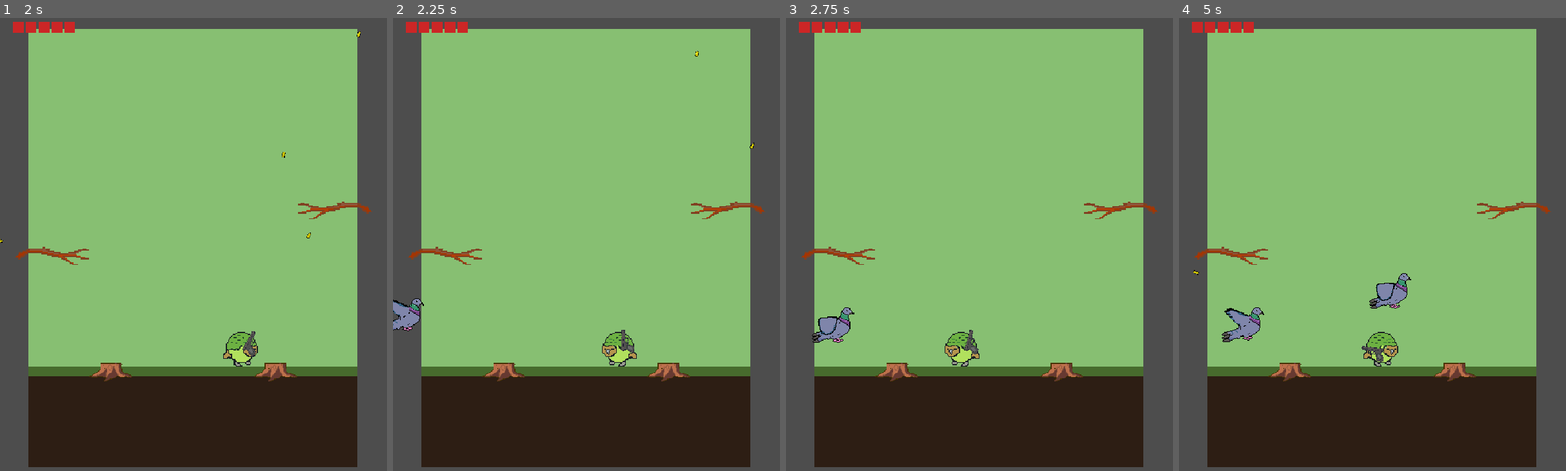
Above: before the commit, frames 1-4 (left to right).
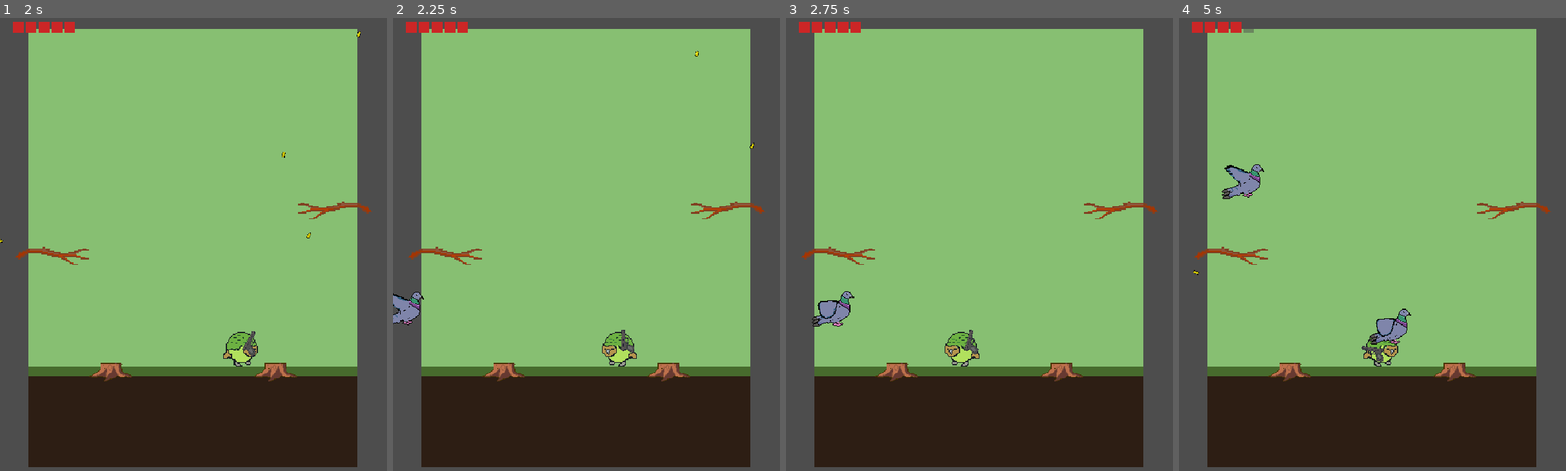
Above: after the commit, the same moments.

Repository: CCp0/Glockapo
Game: Godot game, scene res://scenes/arena.tscn
Two runs of this game, one before a commit and one after it. Both use one fixed random seed, a clock stepped at 60 frames per second and the inputs below.
Inputs (mouse positions are in pixels of both pictures, inside the frame that each line leads up to):
- Up to frame 1 (2 s): move the mouse to (278, 239) at 0.52 s; press the mouse at (278, 239) at 0.53 s; hold D (move_right) 0.53-1.25 s; tap W (move_up) at 0.77 s; release the mouse at (278, 239) at 1.25 s; drag from (116, 294) to (348, 158) at 1.27 s
- Up to frame 2 (2.25 s): move the mouse to (625, 153) at 2.02 s; press the mouse at (625, 153) at 2.03 s; hold A (move_left) from 2.03 s (still down)
- Up to frame 3 (2.75 s): keep holding A (move_left)
- Up to frame 4 (5 s): release A (move_left) at 2.75 s; release the mouse at (1411, 153) at 2.75 s; drag from (1353, 371) to (1256, 190) at 2.77 s; move the mouse to (1488, 344) at 3.52 s; press the mouse at (1488, 344) at 3.53 s; hold D (move_right) 3.53-4.25 s; tap W (move_up) at 3.77 s; release the mouse at (1488, 344) at 4.25 s; drag from (1256, 190) to (1186, 326) at 4.27 s

Frame 1 is identical in both runs. In frame 2, 0.4% of the frame differs, in the area x 0-8%, y 60-70%; in frame 3, 0.7%; in frame 4, 2.0%, in the area x 11-60%, y 0-73%.

Commit message:
Improved Enemy AI

Diff:
--- a/scripts/enemy_base.gd
+++ b/scripts/enemy_base.gd
@@ -1,13 +1,19 @@
 extends Area2D
 class_name EnemyBase
 
-enum MovementPattern { STRAIGHT, SINE_DRIFT }
+enum MovementPattern { STRAIGHT, SINE_DRIFT, DIVE }
 
 const SINE_AMPLITUDE := 40.0
 const SINE_FREQUENCY := 1.5
 const OFFSCREEN_MARGIN := 100.0
 
-@export var speed: float = 140.0
+# How close (horizontally) to the dive target before it's felt at full
+# strength, and how far above the player the target point can land.
+const DIVE_WINDOW := 200.0
+const DIVE_ABOVE_MIN := 20.0
+const DIVE_ABOVE_MAX := 80.0
+
+@export var speed: float = 160.0
 @export var health: int = 2
 @export var contact_damage: int = 1
 @export var movement_pattern: MovementPattern = MovementPattern.STRAIGHT
@@ -16,6 +22,7 @@
 
 var _time_alive: float = 0.0
 var _base_y: float = 0.0
+var _dive_target: Vector2
 
 @onready var _sprite: AnimatedSprite2D = $AnimatedSprite2D
 
@@ -26,15 +33,27 @@
 	# Art faces left at rest; mirror it to face whichever way it's flying.
 	_sprite.flip_h = velocity.x > 0.0
 
+	# Captured once at spawn (not continuously tracked), so the dive swoops toward roughly where the player was rather than homing in on them.
+	if InputBridge.player:
+		var player_pos: Vector2 = InputBridge.player.global_position
+		_dive_target = Vector2(player_pos.x, player_pos.y - randf_range(DIVE_ABOVE_MIN, DIVE_ABOVE_MAX))
+	else:
+		_dive_target = position
+
 
 func _physics_process(delta: float) -> void:
 	_time_alive += delta
 	position.x += velocity.x * delta
 
-	if movement_pattern == MovementPattern.SINE_DRIFT:
-		position.y = _base_y + sin(_time_alive * SINE_FREQUENCY) * SINE_AMPLITUDE
-	else:
-		position.y += velocity.y * delta
+	match movement_pattern:
+		MovementPattern.SINE_DRIFT:
+			position.y = _base_y + sin(_time_alive * SINE_FREQUENCY) * SINE_AMPLITUDE
+		MovementPattern.DIVE:
+			var closeness: float = clampf(1.0 - absf(position.x - _dive_target.x) / DIVE_WINDOW, 0.0, 1.0)
+			var eased: float = closeness * closeness * (3.0 - 2.0 * closeness)
+			position.y = lerpf(_base_y, _dive_target.y, eased)
+		_:
+			position.y += velocity.y * delta
 
 	if position.x < -OFFSCREEN_MARGIN or position.x > get_viewport_rect().size.x + OFFSCREEN_MARGIN:
 		queue_free()
--- a/scripts/enemy_spawner.gd
+++ b/scripts/enemy_spawner.gd
@@ -26,6 +26,18 @@
 	enemy.position = Vector2(-80.0 if from_left else viewport_width + 80.0, randf_range(min_y, max_y))
 	var direction: float = 1.0 if from_left else -1.0
 	enemy.velocity = Vector2(direction * enemy.speed, 0.0)
-	enemy.movement_pattern = EnemyBase.MovementPattern.SINE_DRIFT if randf() < 0.5 else EnemyBase.MovementPattern.STRAIGHT
+	enemy.movement_pattern = _random_movement_pattern()
 
 	get_parent().add_child(enemy)
+
+
+func _random_movement_pattern() -> EnemyBase.MovementPattern:
+	# Weighted toward diving so pigeons read as a real threat, not just
+	# scenery drifting past.
+	var roll: float = randf()
+	if roll < 0.75:
+		return EnemyBase.MovementPattern.DIVE
+	elif roll < 0.90:
+		return EnemyBase.MovementPattern.SINE_DRIFT
+	else:
+		return EnemyBase.MovementPattern.STRAIGHT
Not shown: 1 places in scenes/arena.tscn that only renumber resources
